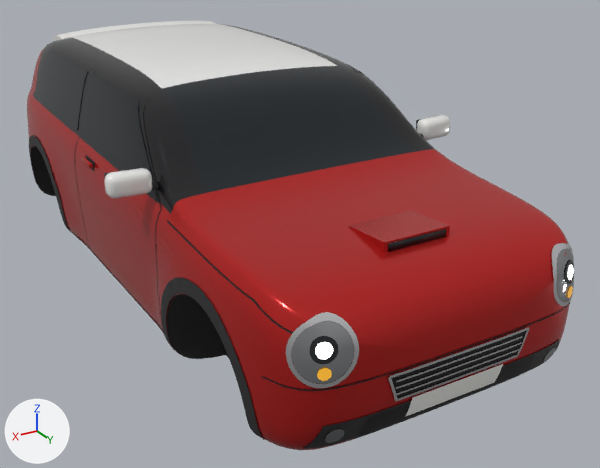
A saved change to the Blender file art/cars/hatch_tern_gt.blend.
Rendered twice from a 50 mm lens placed at (2.04, 3.78, 1.76), pointed at (-0.2, 0.04, -0.1). The lights are fixed; the arrows at lower left show +X, +Y and +Z. The older version comes first.

The first picture shows 'body', 'details'.
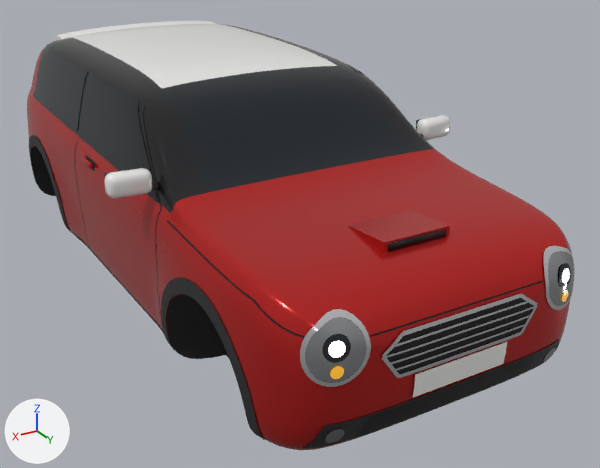
Changed parts and their boxes (x1, y1, x2, y2) in the pictures (600 x 468 px; the box of a moved part takes in the faces that stretch with it):
'details', reshaped
    before: (29, 21, 574, 449)
    after: (29, 21, 575, 449)
part 1 of me_details, added
    after: (372, 281, 543, 337)
part 2 of me_details, moved or reshaped
    before: (396, 355, 517, 401)
    after: (402, 293, 521, 336)
part 3 of me_details, added
    after: (382, 332, 403, 356)
part 4 of me_details, moved or reshaped
    before: (388, 377, 397, 401)
    after: (382, 355, 400, 378)
part 5 of me_details, moved or reshaped
    before: (517, 328, 530, 356)
    after: (520, 305, 538, 333)
part 6 of me_details, added
    after: (521, 294, 538, 307)
part 7 of me_details, moved or reshaped
    before: (396, 336, 522, 383)
    after: (396, 324, 525, 371)
part 8 of me_details, added
    after: (391, 315, 530, 364)
part 9 of me_details, added
    after: (395, 301, 528, 347)
part 10 of me_details, added (black)
    after: (387, 298, 534, 355)
part 11 of me_details, added
    after: (386, 306, 534, 358)
part 12 of me_details, deleted
    before: (395, 348, 521, 396)
part 13 of me_details, deleted
    before: (396, 343, 521, 389)
part 14 of me_details, moved or reshaped
    before: (261, 243, 574, 417)
    after: (300, 246, 575, 397)
part 15 of me_details, recoloured
    before: (432, 359, 488, 386)
    after: (432, 347, 492, 380)
part 16 of me_details, recoloured
    before: (356, 286, 555, 356)
    after: (356, 286, 555, 354)
part 17 of me_details, recoloured
    before: (291, 355, 303, 360)
    after: (300, 349, 303, 356)

Edits to the bpy script that builds the scene:
```text
Change me_details:
    remove me_details.from_pydata(...)  # 7818 vertices, 5929 faces; spans x -0.98..0.98, y -2.16..1.65, z -0.36..0.84
    add me_details.from_pydata(...)  # 7896 vertices, 5974 faces; spans x -0.98..0.98, y -2.16..1.65, z -0.36..0.84
    me_details part 1: the loose piece of 44 vertices spanning x -0.43..0.43, y -2.13..-2.12, z 0.07 is copied, and the copy is moved by (0.0, 3.75, 0.14); it spans x -0.44..0.44, y 1.63, z 0.21..0.22
    me_details part 2: the loose piece of 32 vertices spanning x -0.32..0.32, y 1.64..1.65, z -0.11..-0.09 is scaled about its middle by (0.947, -1.86, 1.35), then moved by (0.0, -0.01, 0.29)
    me_details part 3: the loose piece of 6 vertices spanning x 0.77..0.78, y 0.42..0.47, z 0.39..0.41 is copied, and the copy is multiplied about its middle by the matrix ((-0.85, -1.232, 1.746), (2.107, -0.167, 0.908), (-0.359, 1.935, 1.19)), then moved by (-0.42, 1.2, -0.25), in mat_chrome (white #e7e7ea); it spans x 0.3..0.4, y 1.64..1.65, z 0.11..0.19
    me_details part 4: the loose piece of 8 vertices spanning x 0.31..0.37, y 1.64..1.65, z -0.1..0.02 is scaled about its middle by (-1.72, 0.79, -0.914), then moved by (0.02, 0.0, 0.11)
    me_details part 5: the loose piece of 8 vertices spanning x -0.37..-0.31, y 1.64..1.65, z -0.1..0.02 is scaled about its middle by (-1.72, 0.79, -0.914), then moved by (-0.02, 0.0, 0.11)
    me_details part 6: the loose piece of 6 vertices spanning x -0.78..-0.77, y 0.42..0.47, z 0.39..0.41 is copied, and the copy is multiplied about its middle by the matrix ((0.977, -1.237, 1.675), (-1.854, 0.325, 1.322), (-0.948, -1.912, -0.859)), then moved by (0.42, 1.2, -0.25), in mat_chrome (white #e7e7ea); it spans x -0.4..-0.3, y 1.64..1.65, z 0.11..0.19
    me_details part 7: the loose piece of 34 vertices spanning x -0.33..0.33, y 1.65, z -0.01 is moved by (0.0, 0.0, 0.06)
    me_details part 8: the loose piece of 36 vertices spanning x -0.82..-0.76, y 0.46..0.47, z -0.32..0.39 is copied, and the copy is multiplied about its middle by the matrix ((0.01, -0.001, 1.001), (-0.073, 0.024, 0.0), (0.005, -1.493, 0.002)), then moved by (0.79, 1.18, 0.05), in mat_chrome (white #e7e7ea); it spans x -0.36..0.36, y 1.65, z 0.08..0.09
    me_details part 9: the loose piece of 36 vertices spanning x -0.82..-0.76, y 0.46..0.47, z -0.32..0.39 is copied, and the copy is multiplied about its middle by the matrix ((0.01, 0.0, 0.959), (-0.007, 0.216, 0.0), (0.005, -1.491, 0.002)), then moved by (0.79, 1.18, 0.12), in mat_chrome (white #e7e7ea); it spans x -0.34..0.34, y 1.65, z 0.15..0.16
    me_details part 10: a new loose piece of 60 vertices spanning x -0.4..0.4, y 1.64..1.65, z 0.12..0.19, in mat_gloss_black (black #19191d)
    me_details part 11: a new loose piece of 40 vertices spanning x -0.38..0.38, y 1.65, z 0.11..0.12, in mat_chrome (white #e7e7ea)
    me_details part 12: the loose piece of 34 vertices spanning x -0.33..0.33, y 1.65, z -0.07 is deleted
    me_details part 13: the loose piece of 34 vertices spanning x -0.33..0.33, y 1.65, z -0.04 is deleted
    me_details part 14: 249 vertices moved from x -0.74..0.74, y 1.52..1.65, z -0.23..0.31 to x -0.71..0.71, y 1.56..1.65, z -0.06..0.29; 770 vertices removed from x -0.79..0.79, y 1.41..1.65, z -0.23..0.31; 688 vertices added at x -0.7..0.7, y 1.54..1.65, z -0.06..0.31
    me_details part 15: 4 faces spanning x -0.15..0.15, y 1.65, z -0.06..0.0 switch from mat_gloss_black (black #19191d) to mat_plate (white #ededea)
    me_details part 16: 2 faces spanning x -0.51..0.51, y 1.63..1.64, z 0.15..0.18 switch from mat_chrome (white #e7e7ea) to mat_lamp_lens (grey #b3b5b8)
    me_details part 17: 1 face spanning x 0.69..0.71, y 1.56..1.57, z 0.18..0.2 switches from mat_lamp_lens (grey #b3b5b8) to mat_chrome (white #e7e7ea)
    other edits to the shape of me_details do not show in these pictures
```
